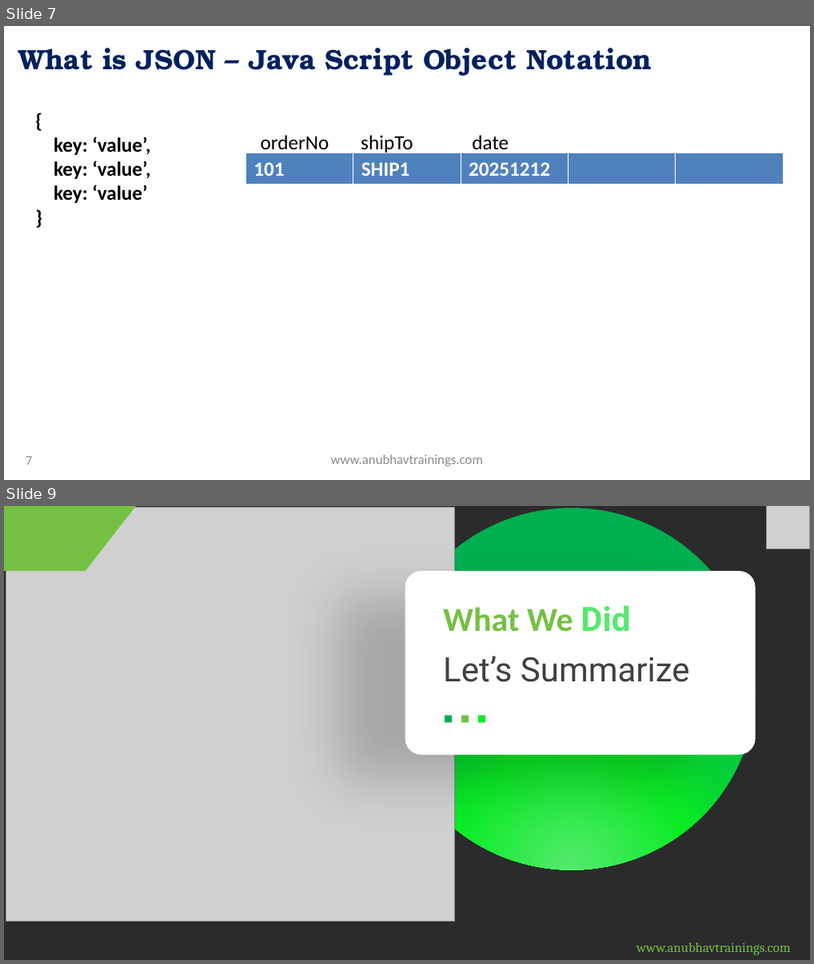
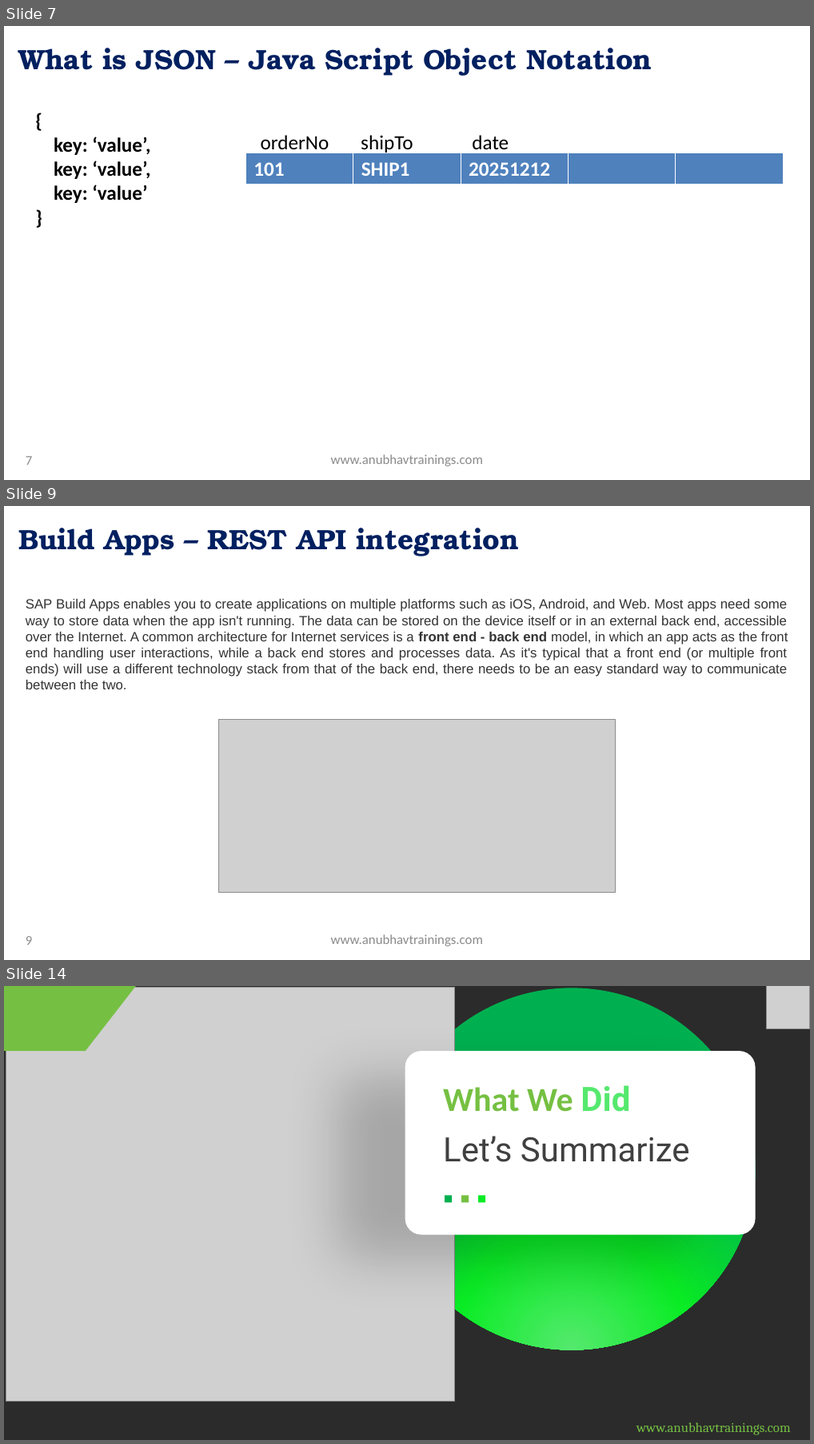
Before and after one commit to soyuztechnologies/SAP_Build_End_to_End, a slide deck: Day 21/SAP Build Training Day 21.pptx. Shown one above the other, each under a label of ours: slides 7 and 9 before the commit, slides 7, 9 and 14 after it; the slides between them are not shown. The pictures are 814x964 and 814x1444 pixels, drawn with LibreOffice and Linux fonts; fonts in the diff are those of the drawing; grey boxes stand for pictures; background and template pictures are left out; a plain dark background stands for a picture behind light text. Boxes give left, top, right and bottom in pixels: in the first picture for what was removed or moved away, otherwise in the second. Text is boxed around its words. In the diff, an @@ line names an element or a change of style, - is before the commit and + after.

Commit message:
Auto bot updater Build Course

```diff
--- a/Day 21/SAP Build Training Day 21.pptx
+++ b/Day 21/SAP Build Training Day 21.pptx
@@ slide 9 added at box(4, 506, 810, 960), background picture (left out) @@
@@ title added at box(18, 528, 519, 556), 25 pt, text gradient #002060 to #0070C0, bold @@
+Build Apps – REST API integration
@@ text added at box(26, 599, 789, 689), 12 pt, text #333333 @@
+SAP Build Apps enables you to create applications on multiple platforms such as iOS, Android, and Web. Most apps need some way to store data when the app isn't running. The data can be stored on the device itself or in an external back end, accessible over the Internet. A common architecture for Internet services is a front end - back end model, in which an app acts as the front end handling user interactions, while a back end stores and processes data. As it's typical that a front end (or multiple front ends) will use a different technology stack from that of the back end, there needs to be an easy standard way to communicate between the two.
@@ picture added at box(219, 720, 616, 892) @@
@@ page number added at box(26, 936, 32, 944), 12 pt, text #8C8C8C @@
+9
@@ text added at box(331, 934, 483, 946), 12 pt, text #8C8C8C @@
+www.anubhavtrainings.com
@@ what was slide 9 is now slide 14 @@
```
Also in this commit, not shown: 4 other slides added, 2 other files.
